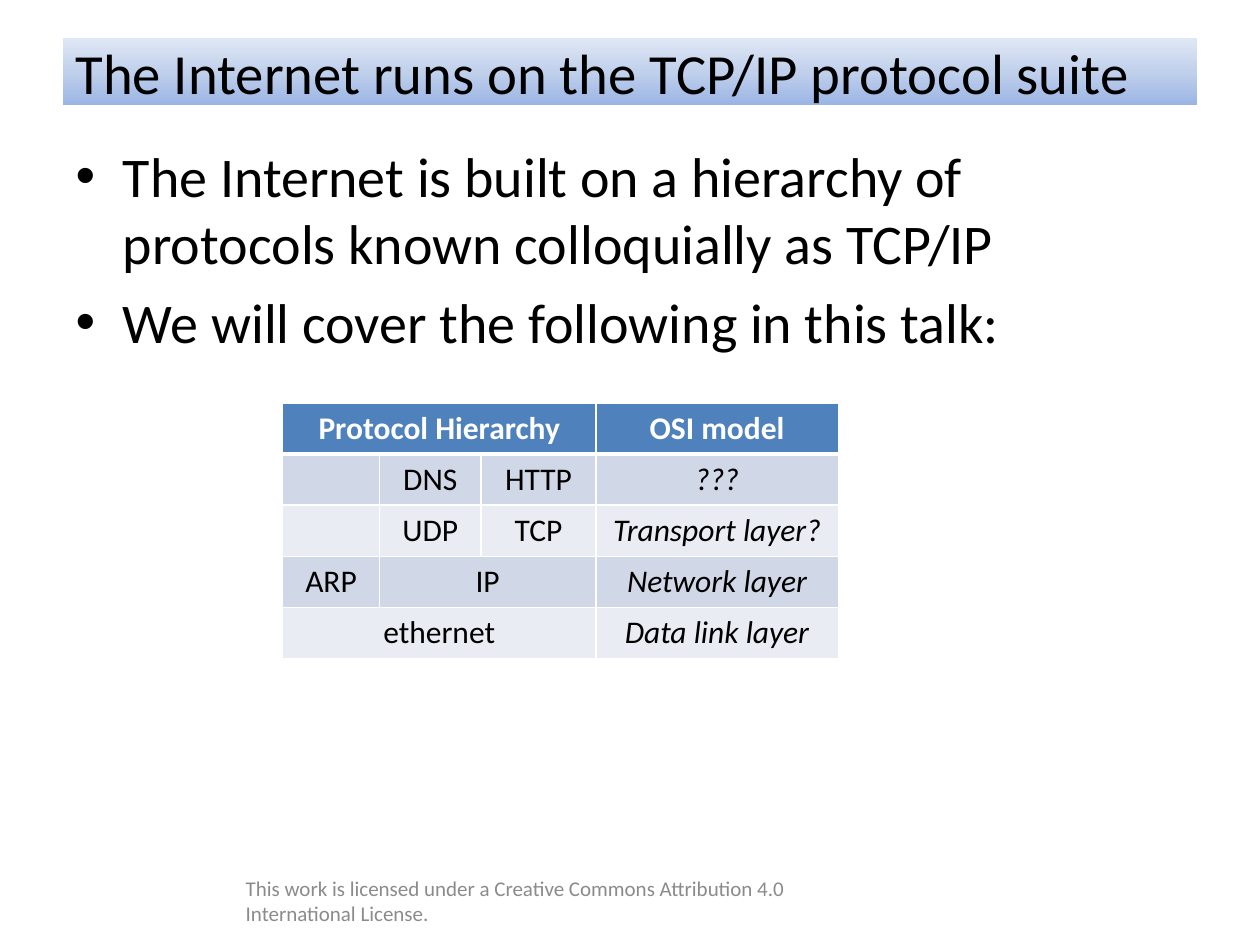
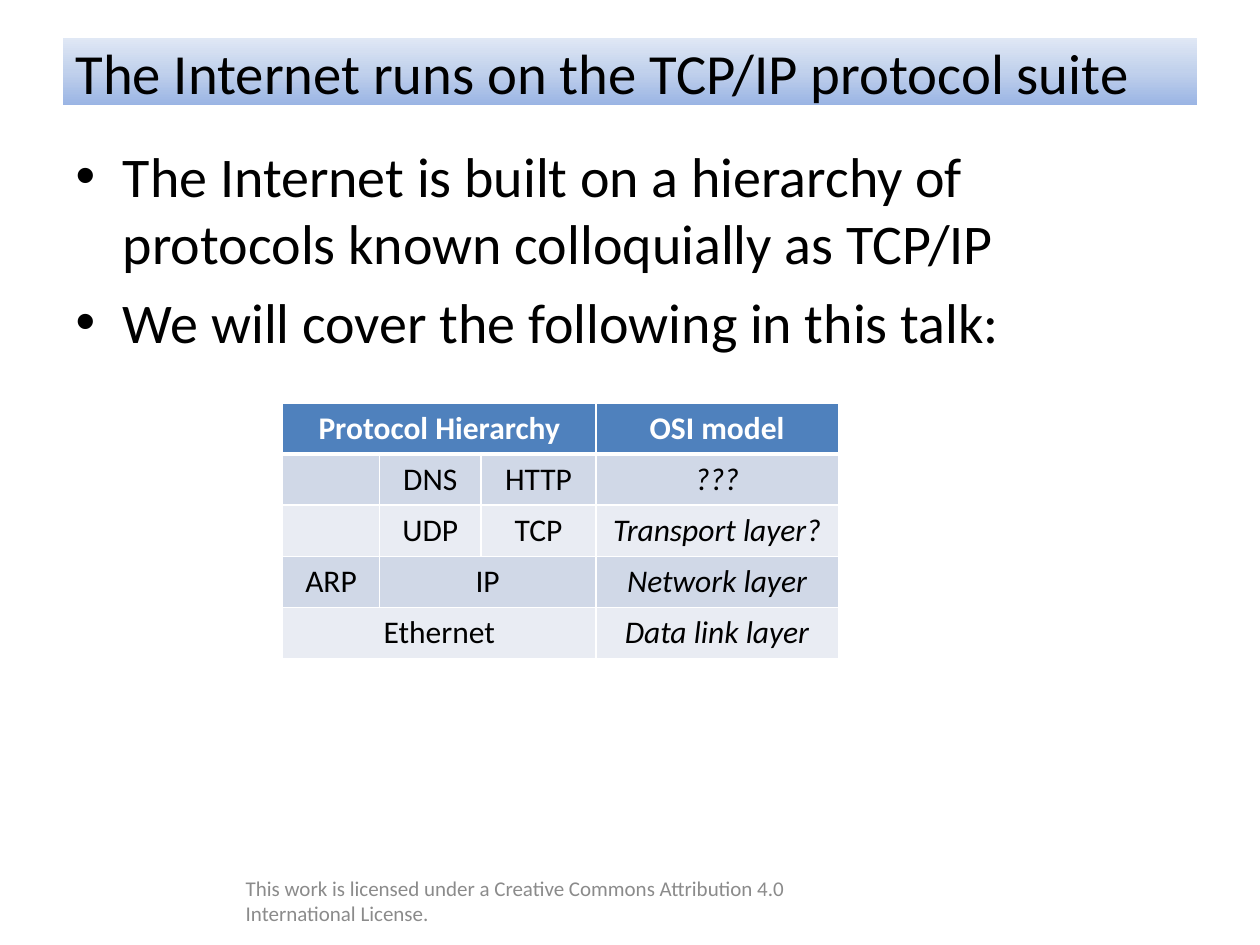
Before and after one commit to rolfeb/cisra-talks, a slide deck: slide 4 of 20140403-how_the_internet_works.pptx. Drawn at 1260x945 pixels with LibreOffice and Linux fonts; fonts in the diff are those of the drawing; background and template pictures are left out. Boxes give left, top, right and bottom in pixels: in the first picture for what was removed or moved away, otherwise in the second. Text is boxed around its words. In the diff, an @@ line names an element or a change of style, - is before the commit and + after.

```diff
--- a/20140403-how_the_internet_works.pptx
+++ b/20140403-how_the_internet_works.pptx
@@ table at (282,403,838,659) @@
-row 5, column 1: ethernet
+row 5, column 1: Ethernet
```
Also in this commit, not shown: 6 other slides changed, 15 other files.
